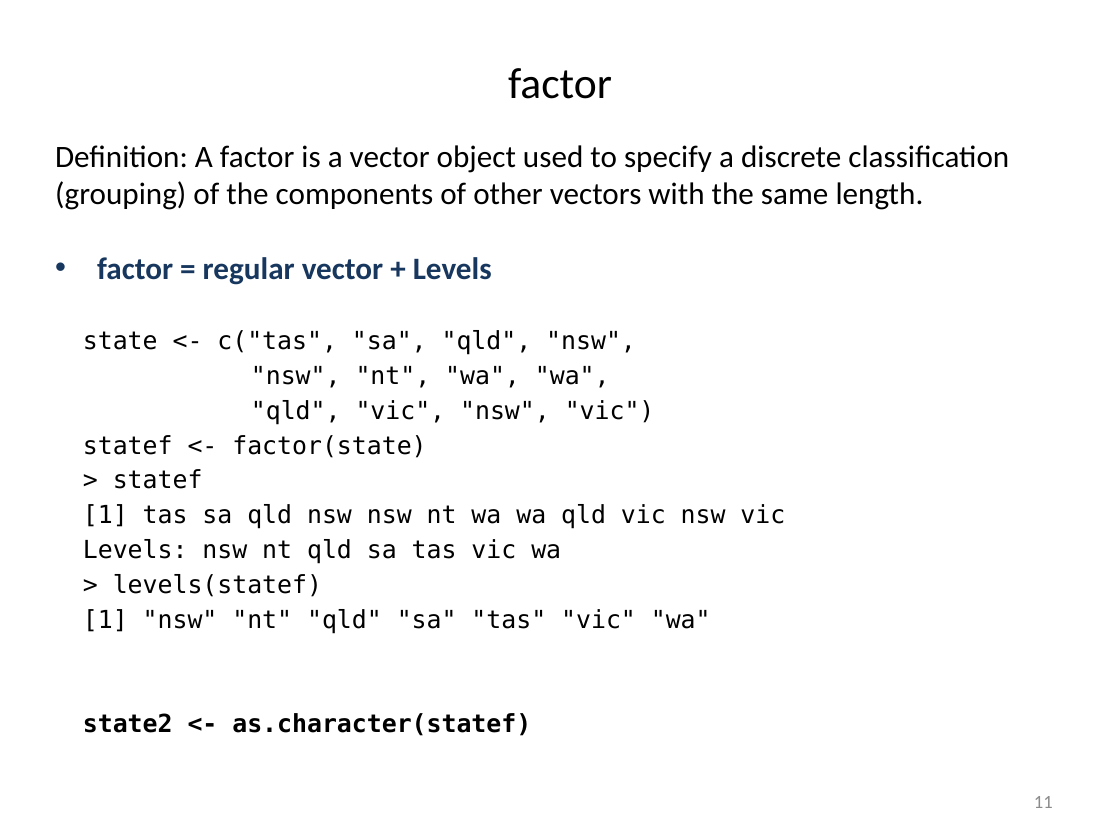
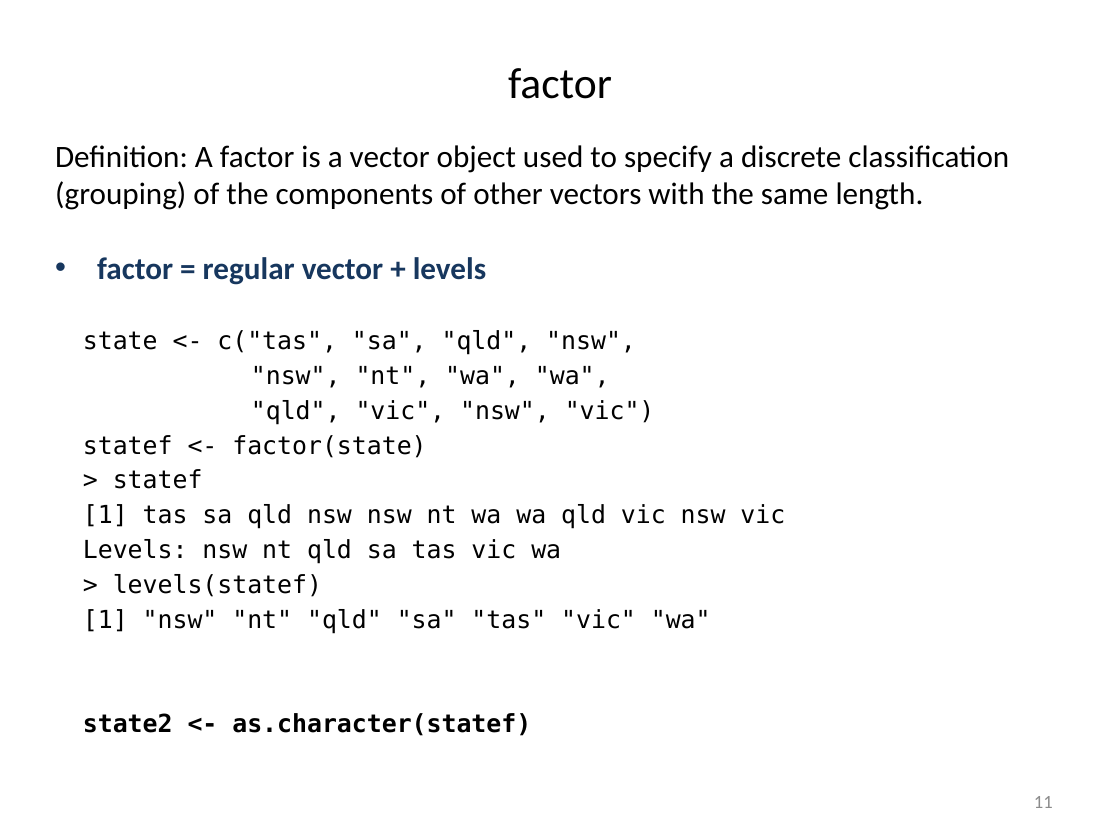
Before and after one commit to liu3zhenlab/teaching, a slide deck: slide 11 of PLPTH813Bioinformatis/2023/lectures/lecture04_R.pptx. Drawn at 1120x840 pixels with LibreOffice and Linux fonts; fonts in the diff are those of the drawing. Boxes give left, top, right and bottom in pixels: in the first picture for what was removed or moved away, otherwise in the second. Text is boxed around its words. In the diff, an @@ line names an element or a change of style, - is before the commit and + after.

```diff
--- a/PLPTH813Bioinformatis/2023/lectures/lecture04_R.pptx
+++ b/PLPTH813Bioinformatis/2023/lectures/lecture04_R.pptx
@@ text at bbox=[97, 257, 486, 285]: text changed @@
-• factor = regular vector + Levels
+• factor = regular vector + levels
```
Also in this commit, not shown: 10 other slides changed, 2 slides removed.
